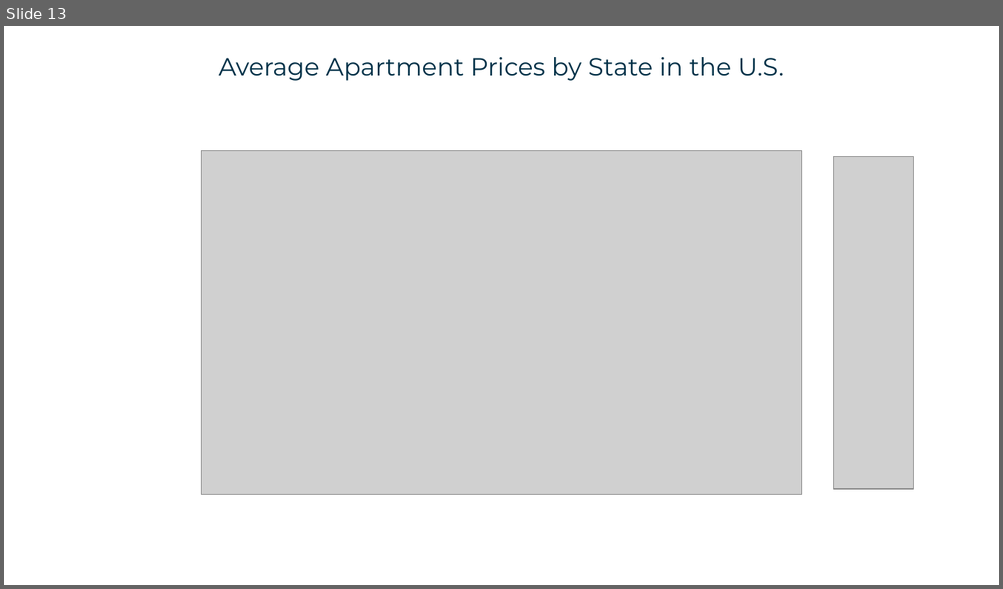
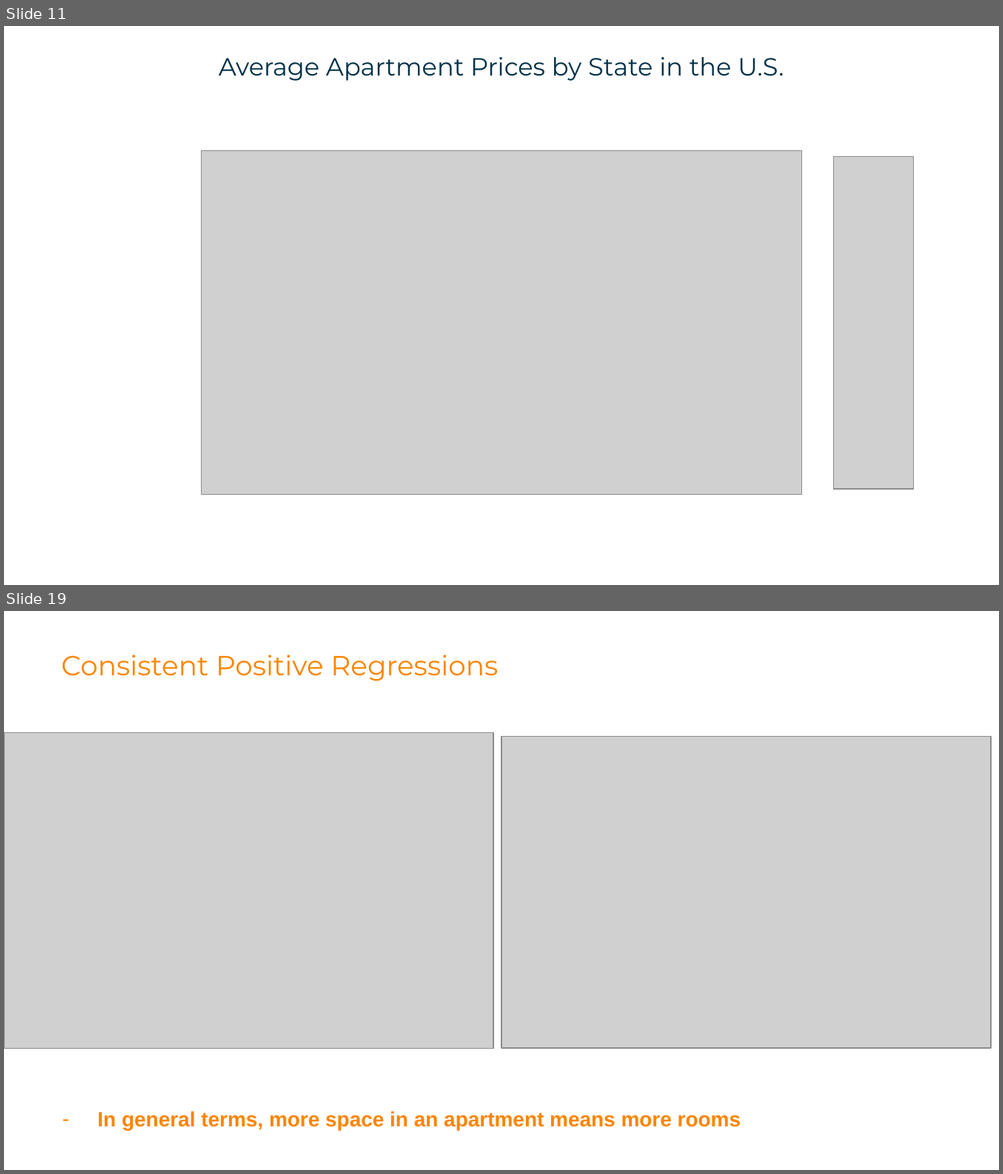
Before and after one commit to tghcb9/dataanalytics-project1-group6, a slide deck: submission/presentation/docs/Project 1 Presentation - Group 6.pptx. Shown one above the other, each under a label of ours: slide 13 before the commit, slides 11 and 19 after it; the slides between them are not shown. The pictures are 1003x589 and 1003x1174 pixels, drawn with LibreOffice and Linux fonts; fonts in the diff are those of the drawing; grey boxes stand for pictures. Boxes give left, top, right and bottom in pixels: in the first picture for what was removed or moved away, otherwise in the second. Text is boxed around its words. In the diff, an @@ line names an element or a change of style, - is before the commit and + after.

```diff
--- a/submission/presentation/docs/Project 1 Presentation - Group 6.pptx
+++ b/submission/presentation/docs/Project 1 Presentation - Group 6.pptx
@@ slide 19 added at box(4, 611, 999, 1170), background #FFFFFF @@
@@ text added at box(61, 655, 498, 681), 20 pt, text #FB8500 @@
+Consistent Positive Regressions
@@ picture added at box(4, 733, 493, 1048) @@
@@ picture added at box(501, 736, 990, 1048) @@
@@ text added at box(97, 1111, 740, 1131), 15 pt, text #FB8500, bold @@
+– In general terms, more space in an apartment means more rooms
@@ what was slide 13 is now slide 11 @@
```
Also in this commit, not shown: 11 slides changed, 6 other slides added, 5 slides removed, 3 other files.
